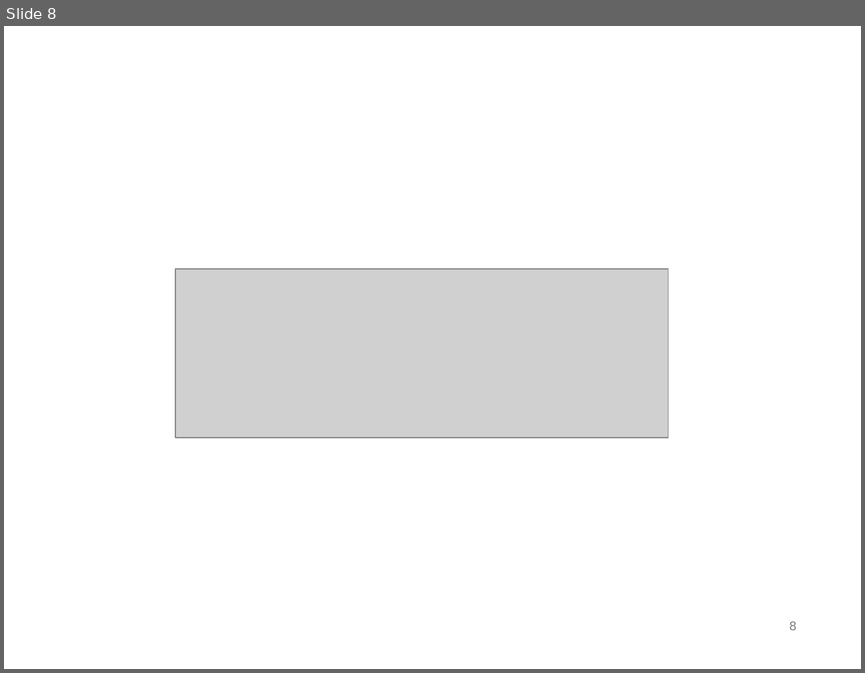
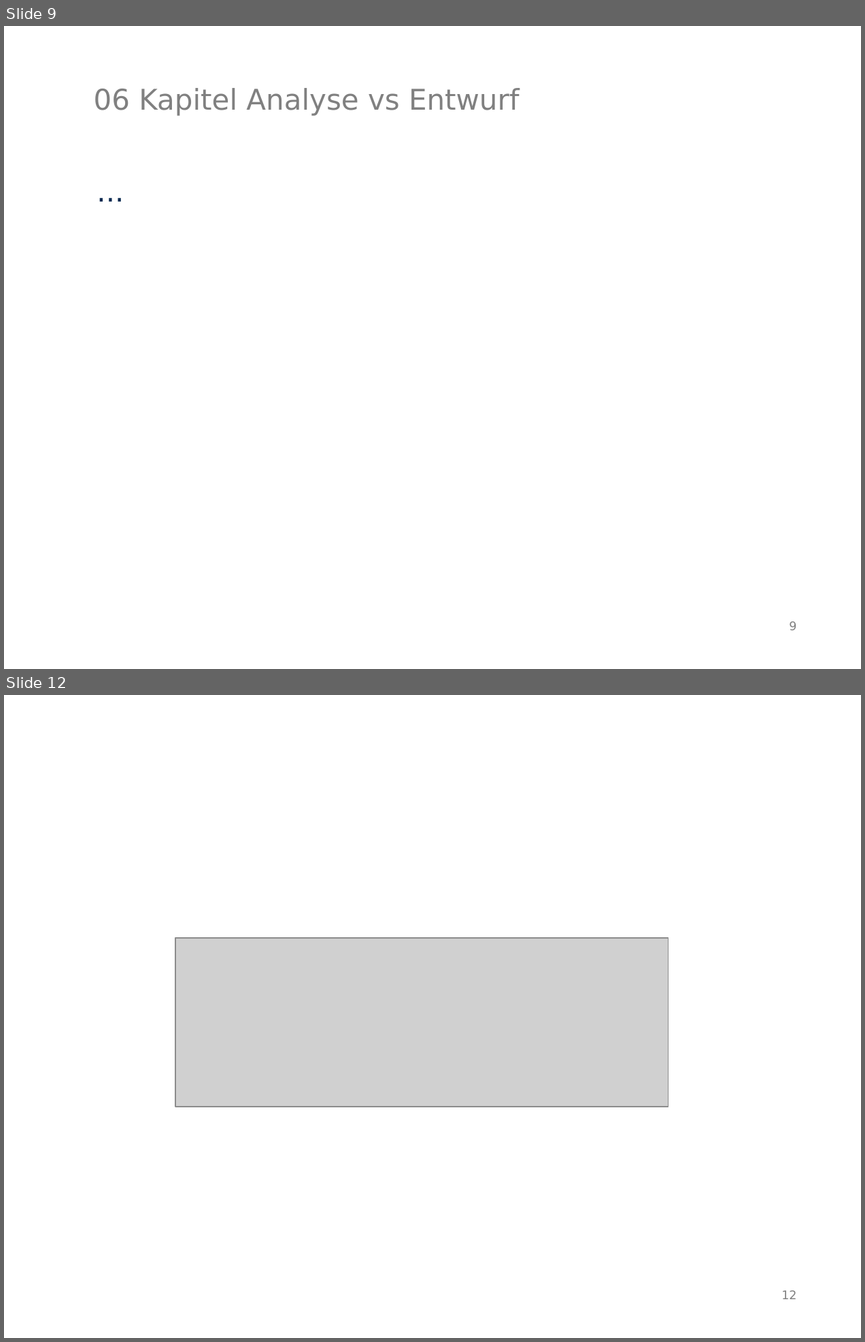
Before and after one commit to MarauderXtreme/bookshop-schiller, a slide deck: Präsi/bwtwfok.odp. Shown one above the other, each under a label of ours: slide 8 before the commit, slides 9 and 12 after it; the slides between them are not shown. The pictures are 865x673 and 865x1342 pixels, drawn with LibreOffice and Linux fonts; fonts in the diff are those of the drawing; grey boxes stand for pictures. Boxes give left, top, right and bottom in pixels: in the first picture for what was removed or moved away, otherwise in the second. Text is boxed around its words. In the diff, an @@ line names an element or a change of style, - is before the commit and + after.

```diff
--- a/Präsi/bwtwfok.odp
+++ b/Präsi/bwtwfok.odp
@@ slide 9 added at (x1=4, y1=26, x2=861, y2=669), background #FFFFFF @@
@@ title added at (x1=94, y1=88, x2=519, y2=116), 24 pt, text #808080 @@
+06 Kapitel Analyse vs Entwurf
@@ text added at (x1=96, y1=169, x2=797, y2=497), 24 pt, text #0B2A51 @@
+...
@@ page number added at (x1=789, y1=621, x2=796, y2=630), 10 pt, text #808080 @@
+9
@@ what was slide 8 is now slide 12 @@
@@ page number at (x1=781, y1=1290, x2=796, y2=1299): text changed @@
-8
+12
```
Also in this commit, not shown: 7 slides changed, 3 other slides added.
